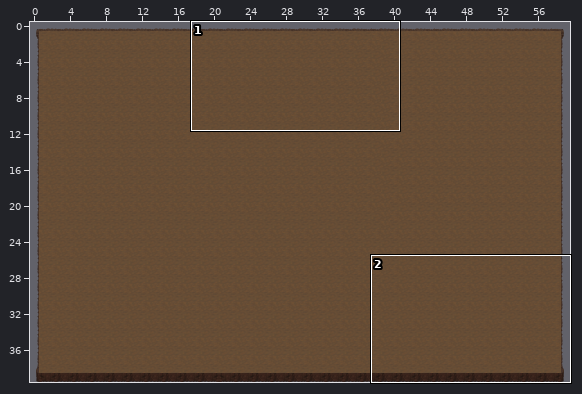
Tiled map -- maps/desert.tmx. The first picture is a wide view before the edit; the outline marks the close-up.
Close-up. As it was:
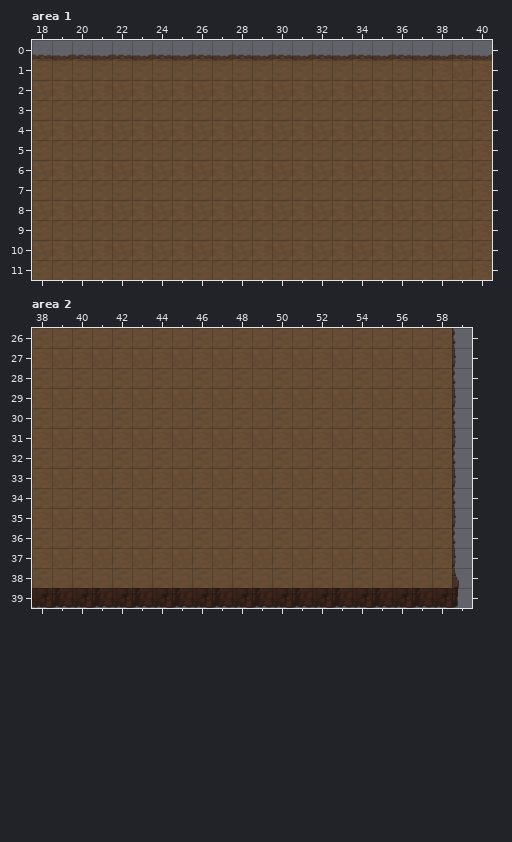
Cells are 32x32 px. Shown: area 1 x 18..40, y 0..11; area 2 x 38..59, y 26..39. The commit also changed other parts of the map, which this record leaves out.
Now the later version:
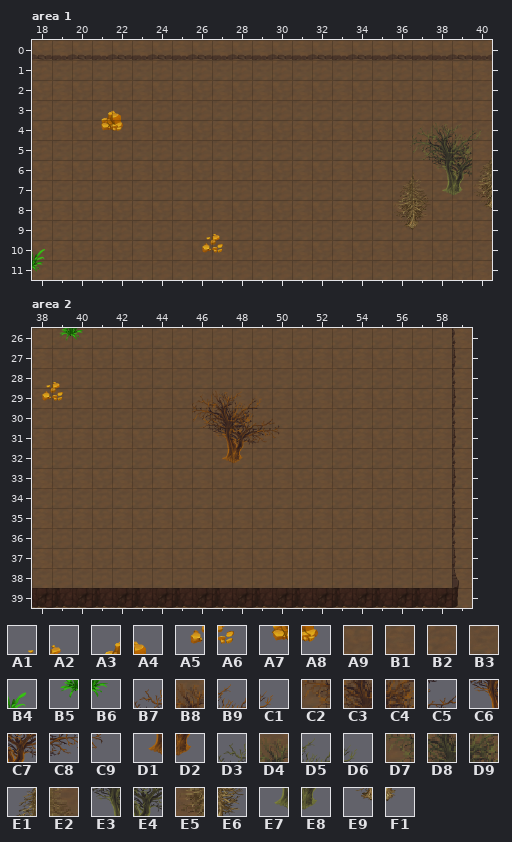
Key: from "desert_32x32": A1 8, A2 9, A3 12, A4 13, A5 22, A6 23, A7 26, A8 27, A9 30, B1 31, B2 44, B3 45, B4 67, B5 80, B6 81, B7 89, B8 90, B9 91, C1 92, C2 103, C3 104, C4 105, C5 106, C6 118, C7 119, C8 120, C9 121, D1 132, D2 133, D3 145, D4 146, D5 147, D6 148, D7 159, D8 160, D9 161, E1 164, E2 165, E3 174, E4 175, E5 178, E6 179, E7 188, E8 189, E9 192, F1 193.
__ is an empty cell, .. an unchanged one.
Tiles of an added or newly shown layer are drawn over the layers below it.
See-through tiles are keyed as they look on the map.
What changed:
--- layer "BG" (added), area 1
@@ x 18..40 @@
- 0 __ __ __ __ __ __ __ __ __ __ __ __ __ __ __ __ __ __ __ __ __ __ __
+ 0 A9 B1 A9 B1 A9 B1 A9 B1 A9 B1 A9 B1 A9 B1 A9 B1 A9 B1 A9 B1 A9 B1 A9
--- layer "PROPS", area 1
@@ x 18..40 @@
- 3 .. .. .. __ __ .. .. .. .. .. .. .. .. .. .. .. .. .. .. .. .. .. ..
- 4 .. .. .. __ __ .. .. .. .. .. .. .. .. .. .. .. .. .. .. __ __ __ __
- 5 .. .. .. .. .. .. .. .. .. .. .. .. .. .. .. .. .. .. .. __ __ __ ..
- 6 .. .. .. .. .. .. .. .. .. .. .. .. .. .. .. .. .. .. .. .. __ __ __
- 7 .. .. .. .. .. .. .. .. .. .. .. .. .. .. .. .. .. .. __ __ __ __ __
- 8 .. .. .. .. .. .. .. .. .. .. .. .. .. .. .. .. .. .. __ __ .. .. __
- 9 .. .. .. .. .. .. .. .. __ __ .. .. .. .. .. .. .. .. __ __ .. .. ..
-10 __ .. .. .. .. .. .. .. __ __ .. .. .. .. .. .. .. .. .. .. .. .. ..
-11 __ .. .. .. .. .. .. .. .. .. .. .. .. .. .. .. .. .. .. .. .. .. ..
+ 3 .. .. .. A3 A4 .. .. .. .. .. .. .. .. .. .. .. .. .. .. .. .. .. ..
+ 4 .. .. .. A7 A8 .. .. .. .. .. .. .. .. .. .. .. .. .. .. D3 D4 D5 D6
+ 5 .. .. .. .. .. .. .. .. .. .. .. .. .. .. .. .. .. .. .. D7 D8 D9 ..
+ 6 .. .. .. .. .. .. .. .. .. .. .. .. .. .. .. .. .. .. .. .. E3 E4 E1
+ 7 .. .. .. .. .. .. .. .. .. .. .. .. .. .. .. .. .. .. E1 E2 E7 E8 E5
+ 8 .. .. .. .. .. .. .. .. .. .. .. .. .. .. .. .. .. .. E5 E6 .. .. E9
+ 9 .. .. .. .. .. .. .. .. A1 A2 .. .. .. .. .. .. .. .. E9 F1 .. .. ..
+10 B4 .. .. .. .. .. .. .. A5 A6 .. .. .. .. .. .. .. .. .. .. .. .. ..
+11 B6 .. .. .. .. .. .. .. .. .. .. .. .. .. .. .. .. .. .. .. .. .. ..
--- layer "BG" (added), area 2
@@ x 38..59 @@
-26 .. .. .. .. .. .. .. .. .. .. .. .. .. .. .. .. .. .. .. .. .. __
-27 .. .. .. .. .. .. .. .. .. .. .. .. .. .. .. .. .. .. .. .. .. __
-28 .. .. .. .. .. .. .. .. .. .. .. .. .. .. .. .. .. .. .. .. .. __
-29 .. .. .. .. .. .. .. .. .. .. .. .. .. .. .. .. .. .. .. .. .. __
-30 .. .. .. .. .. .. .. .. .. .. .. .. .. .. .. .. .. .. .. .. .. __
-31 .. .. .. .. .. .. .. .. .. .. .. .. .. .. .. .. .. .. .. .. .. __
-32 .. .. .. .. .. .. .. .. .. .. .. .. .. .. .. .. .. .. .. .. .. __
-33 .. .. .. .. .. .. .. .. .. .. .. .. .. .. .. .. .. .. .. .. .. __
-34 .. .. .. .. .. .. .. .. .. .. .. .. .. .. .. .. .. .. .. .. .. __
-35 .. .. .. .. .. .. .. .. .. .. .. .. .. .. .. .. .. .. .. .. .. __
-36 .. .. .. .. .. .. .. .. .. .. .. .. .. .. .. .. .. .. .. .. .. __
-37 .. .. .. .. .. .. .. .. .. .. .. .. .. .. .. .. .. .. .. .. .. __
-38 .. .. .. .. .. .. .. .. .. .. .. .. .. .. .. .. .. .. .. .. .. __
-39 __ __ __ __ __ __ __ __ __ __ __ __ __ __ __ __ __ __ __ __ __ __
+26 .. .. .. .. .. .. .. .. .. .. .. .. .. .. .. .. .. .. .. .. .. B1
+27 .. .. .. .. .. .. .. .. .. .. .. .. .. .. .. .. .. .. .. .. .. B3
+28 .. .. .. .. .. .. .. .. .. .. .. .. .. .. .. .. .. .. .. .. .. B1
+29 .. .. .. .. .. .. .. .. .. .. .. .. .. .. .. .. .. .. .. .. .. B3
+30 .. .. .. .. .. .. .. .. .. .. .. .. .. .. .. .. .. .. .. .. .. B1
+31 .. .. .. .. .. .. .. .. .. .. .. .. .. .. .. .. .. .. .. .. .. B3
+32 .. .. .. .. .. .. .. .. .. .. .. .. .. .. .. .. .. .. .. .. .. B1
+33 .. .. .. .. .. .. .. .. .. .. .. .. .. .. .. .. .. .. .. .. .. B3
+34 .. .. .. .. .. .. .. .. .. .. .. .. .. .. .. .. .. .. .. .. .. B1
+35 .. .. .. .. .. .. .. .. .. .. .. .. .. .. .. .. .. .. .. .. .. B3
+36 .. .. .. .. .. .. .. .. .. .. .. .. .. .. .. .. .. .. .. .. .. B1
+37 .. .. .. .. .. .. .. .. .. .. .. .. .. .. .. .. .. .. .. .. .. B3
+38 .. .. .. .. .. .. .. .. .. .. .. .. .. .. .. .. .. .. .. .. .. B1
+39 B2 B3 B2 B3 B2 B3 B2 B3 B2 B3 B2 B3 B2 B3 B2 B3 B2 B3 B2 B3 B2 B3
--- layer "PROPS", area 2
@@ x 39..40 @@
-26 __ __
+26 B5 B6
@@ x 38..50 @@
-28 __ __ .. .. .. .. .. .. .. .. .. .. ..
-29 __ __ .. .. .. .. .. .. __ __ __ __ ..
-30 .. .. .. .. .. .. .. .. __ __ __ __ ..
-31 .. .. .. .. .. .. .. .. .. __ __ __ __
-32 .. .. .. .. .. .. .. .. .. __ __ .. ..
+28 A1 A2 .. .. .. .. .. .. .. .. .. .. ..
+29 A5 A6 .. .. .. .. .. .. B7 B8 B9 C1 ..
+30 .. .. .. .. .. .. .. .. C2 C3 C4 C5 ..
+31 .. .. .. .. .. .. .. .. .. C6 C7 C8 C9
+32 .. .. .. .. .. .. .. .. .. D1 D2 .. ..
Boxes around the changes in both close-ups, in picture pixels (x1, y1, x2, y2):
added: (32, 40, 492, 57)
added: (101, 110, 123, 131)
added: (394, 123, 492, 230)
added: (202, 234, 223, 253)
added: (32, 249, 45, 272)
added: (32, 328, 472, 608)
